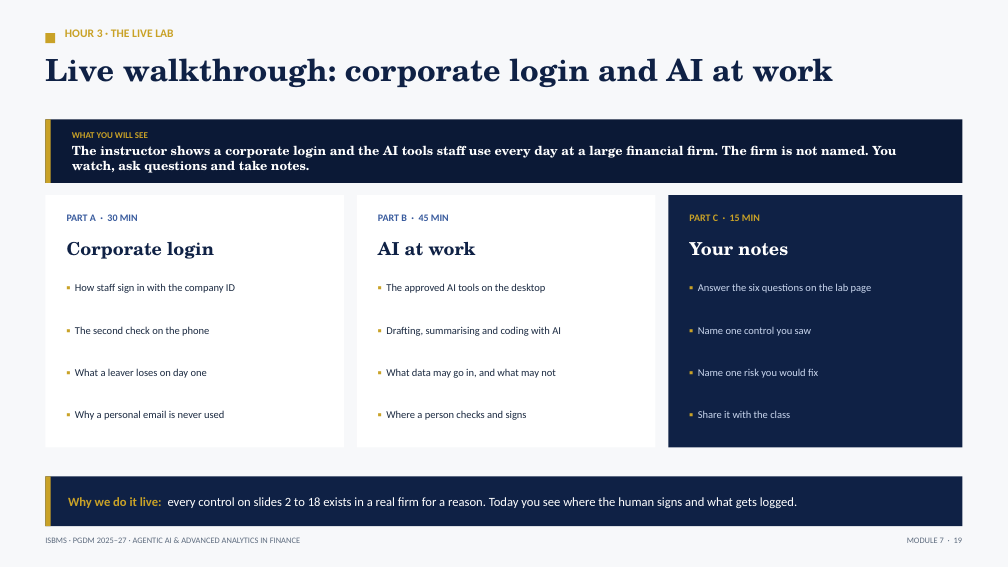
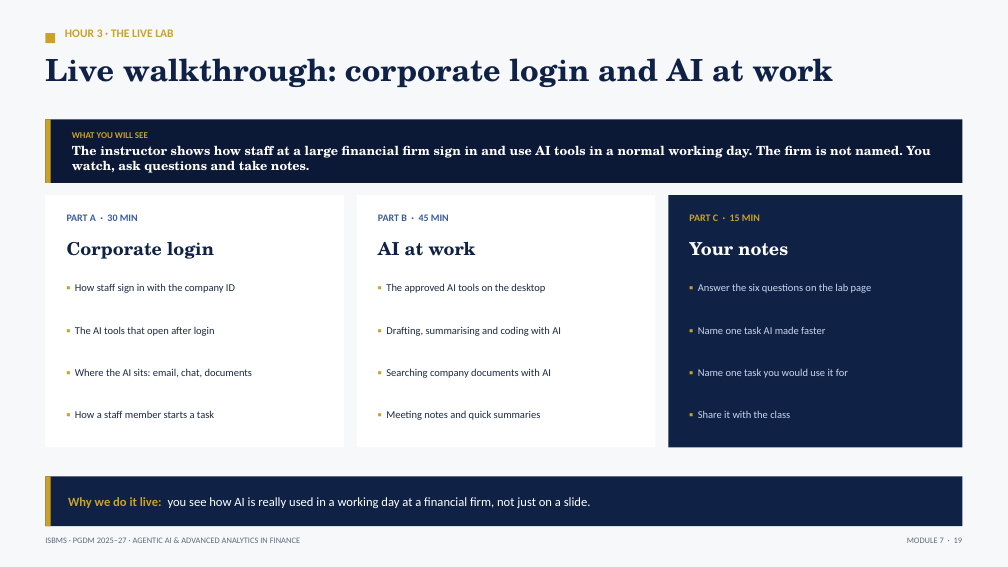
Before and after one commit to tejasgjadhav/AIFINANCE, a slide deck: slide 19 of slides/Module-07-AI-Governance-Security-Cost.pptx. Drawn at 1008x567 pixels with LibreOffice and Linux fonts; fonts in the diff are those of the drawing. Boxes give left, top, right and bottom in pixels: in the first picture for what was removed or moved away, otherwise in the second. Text is boxed around its words. In the diff, an @@ line names an element or a change of style, - is before the commit and + after.

```diff
--- a/slides/Module-07-AI-Governance-Security-Cost.pptx
+++ b/slides/Module-07-AI-Governance-Security-Cost.pptx
@@ text at bbox=[72, 145, 930, 173]: text changed @@
-The instructor shows a corporate login and the AI tools staff use every day at a large financial firm. The firm is not named. You watch, ask questions and take notes.
+The instructor shows how staff at a large financial firm sign in and use AI tools in a normal working day. The firm is not named. You watch, ask questions and take notes.
@@ text at bbox=[75, 326, 215, 336]: text changed @@
-▪ The second check on the phone
+▪ The AI tools that open after login
@@ text at bbox=[698, 326, 825, 334]: text changed @@
-▪ Name one control you saw
+▪ Name one task AI made faster
@@ text at bbox=[75, 368, 253, 377]: text changed @@
-▪ What a leaver loses on day one
+▪ Where the AI sits: email, chat, documents
@@ text at bbox=[386, 368, 551, 378]: text changed @@
-▪ What data may go in, and what may not
+▪ Searching company documents with AI
@@ text at bbox=[698, 368, 848, 378]: text changed @@
-▪ Name one risk you would fix
+▪ Name one task you would use it for
@@ text at bbox=[75, 410, 214, 418]: text changed @@
-▪ Why a personal email is never used
+▪ How a staff member starts a task
@@ text at bbox=[386, 410, 541, 420]: text changed @@
-▪ Where a person checks and signs
+▪ Meeting notes and quick summaries
@@ text at bbox=[68, 497, 591, 508]: text changed @@
-Why we do it live: every control on slides 2 to 18 exists in a real firm for a reason. Today you see where the human signs and what gets logged.
+Why we do it live: you see how AI is really used in a working day at a financial firm, not just on a slide.
```
Also in this commit, not shown: 2 other files.
